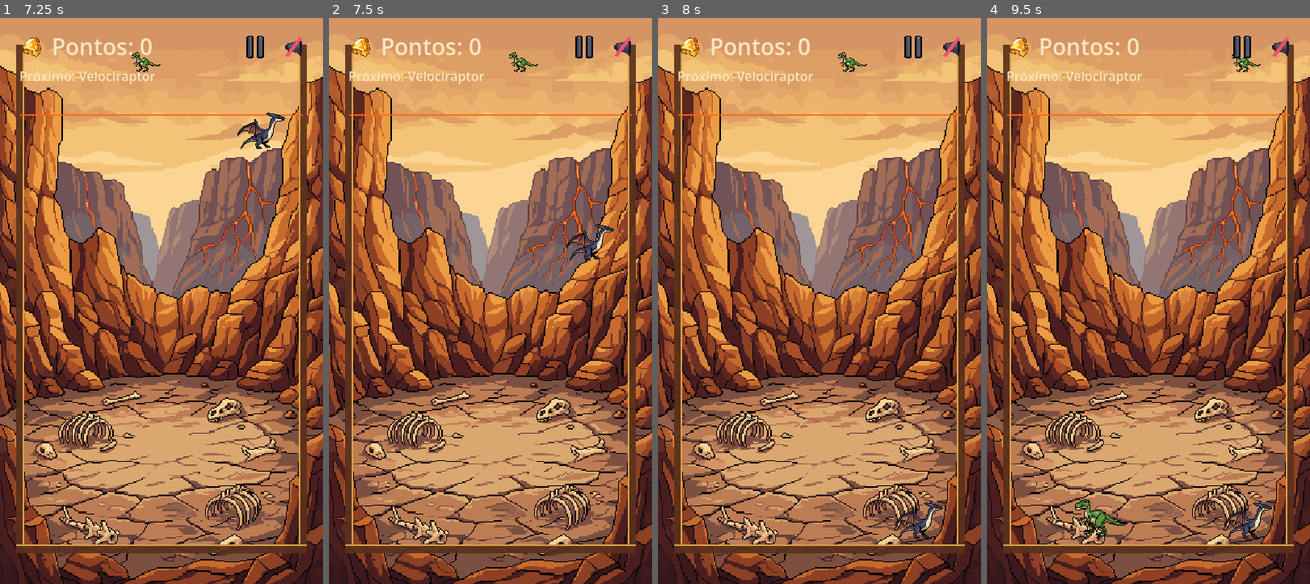
Above: before the commit, frames 1-4 (left to right).
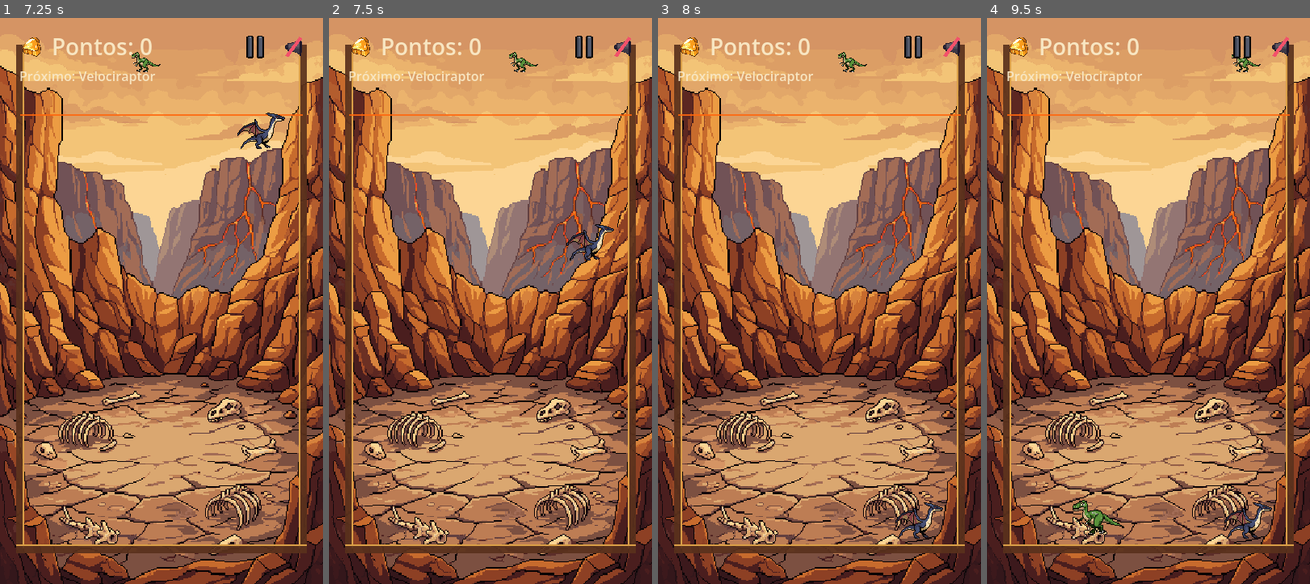
Above: after the commit, the same moments.

Repository: PedroHBGuimaraes/dino-merge
Game: Godot game, scene res://scenes/MainMenu.tscn
Two runs of this game, one before a commit and one after it. Both use one fixed random seed, a clock stepped at 60 frames per second and the inputs below. Sound files missing from this copy of the repository are replaced by a short silence.
Inputs (mouse positions are in pixels of both pictures, inside the frame that each line leads up to):
- Up to frame 1 (7.25 s): click "Jogar" at 0.5 s; click "Próximo" at 1.25 s; click "Entendi!" at 2 s; click (293, 46) at 2.75 s; click (255, 46) at 3.5 s; click "Reiniciar" at 4.25 s; click "Sim, reiniciar" at 5 s; tap Enter at 5.75 s; move the mouse to (232, 272) at 5.77 s; click (232, 272) at 5.92 s; tap Space at 6.5 s; drag from (96, 329) to (145, 414) at 6.52 s
- Up to frame 2 (7.5 s): move the mouse to (522, 176) at 7.27 s; click (522, 176) at 7.42 s
- Up to frame 3 (8 s): no input
- Up to frame 4 (9.5 s): drag from (1132, 414) to (1051, 216) at 8.02 s; move the mouse to (1245, 385) at 8.77 s; click (1245, 385) at 8.92 s

Frame 1 is identical in both runs. In frame 2, less than 0.1% of the frame differs, in the area x 73-88%, y 36-43%; in frame 3, 0.1%; in frame 4, 0.5%, in the area x 26-89%, y 85-92%.

Commit message:
Add idle-breathing animation for first 10 dino species
Generated 4-frame idle loops (PixelLab animate_image, subtle bob/sway
per species) for the first 10 chain entries -- the ones seen most
often in a real match. Frame 0 of each set is always a byte-for-byte
copy of the existing static dino_<species>_adulto.png so the already-
measured DinoLevel.content_size scaling stays correct; frames 1-4 are
the generated motion.

dino_chain.gd._try_load_idle_frames() loads dino_<species>_idle_N.png
from assets/dino/idle/ in order, stopping at the first missing index,
so species without a generated set (the remaining 22, for now) just
get an empty array and fall back to the static texture untouched --
no per-species flag needed.

dino.gd cycles sprite.texture through DinoLevel.idle_frames in
_process() (0.35s/frame) whenever a species has more than one frame,
skipped while merging so the pop/bounce isn't fighting the idle loop.

Some source PNGs (dimorphodon, gallimimus, kentrosaurus) hit a ~2-4KB
base64 truncation limit when sent inline to the PixelLab MCP tool;
worked around by re-encoding/quantizing just the *input reference*
sent to PixelLab (the stored frame 0 always comes from the original
untouched PNG regardless, per above).

Validated with a real windowed run: spawned all 10 species frozen
side by side and captured 4 screenshots ~0.35s apart. Cropped/upscaled
comparison strips confirm visibly different poses per frame (e.g.
pterodactylus wing up/down, gallimimus neck/leg cycle) -- reviewed
directly, not just logs. Headless smoke test after cleanup: no
SCRIPT ERROR/MissingNode/etc.

Co-Authored-By: Claude Sonnet 5 <noreply@anthropic.com>
Claude-Session: https://claude.ai/code/session_01X1uDHiEGATE3f3rNYNcStR

Diff:
--- a/scripts/dino.gd
+++ b/scripts/dino.gd
@@ -5,10 +5,16 @@
 ## "stuck above the danger line" game-over timer.
 
 const SETTLE_SPEED := 12.0
+## Seconds each idle frame stays on screen -- slow enough to read as a
+## gentle breathing loop rather than a flicker.
+const IDLE_FRAME_DURATION := 0.35
 
 var level_index: int = 0
 var _merging: bool = false
 var _over_line_time: float = 0.0
+var _idle_frames: Array[Texture2D] = []
+var _idle_frame_index: int = 0
+var _idle_elapsed: float = 0.0
 
 @onready var sprite: Sprite2D = $Sprite2D
 @onready var collision: CollisionShape2D = $CollisionShape2D
@@ -29,6 +35,9 @@
 		sprite.scale = Vector2(scale_factor, scale_factor)
 	else:
 		sprite.visible = false
+	_idle_frames = lvl.idle_frames
+	_idle_frame_index = 0
+	_idle_elapsed = 0.0
 	queue_redraw()
 
 
@@ -56,6 +65,17 @@
 	contact_monitor = true
 	max_contacts_reported = 6
 	body_entered.connect(_on_body_entered)
+
+
+func _process(delta: float) -> void:
+	if _merging or _idle_frames.size() <= 1:
+		return
+	_idle_elapsed += delta
+	if _idle_elapsed < IDLE_FRAME_DURATION:
+		return
+	_idle_elapsed -= IDLE_FRAME_DURATION
+	_idle_frame_index = (_idle_frame_index + 1) % _idle_frames.size()
+	sprite.texture = _idle_frames[_idle_frame_index]
 
 
 func _draw() -> void:
--- a/scripts/dino_chain.gd
+++ b/scripts/dino_chain.gd
@@ -104,6 +104,7 @@
 		lvl.color = Color.from_hsv(float(i) / SPECIES.size(), 0.65, 0.9)
 		lvl.texture = _try_load_texture(species_id)
 		lvl.content_size = CONTENT_SIZE.get(species_id, 64.0)
+		lvl.idle_frames = _try_load_idle_frames(species_id)
 		levels.append(lvl)
 
 
@@ -114,6 +115,22 @@
 	return load(path) as Texture2D
 
 
+## Loads dino_<species>_idle_0..N.png from assets/dino/idle/ in order,
+## stopping at the first missing index. Species with no idle set (not yet
+## generated via PixelLab) simply get an empty array back, and dino.gd
+## falls back to the static texture for those.
+func _try_load_idle_frames(species_id: String) -> Array[Texture2D]:
+	var frames: Array[Texture2D] = []
+	var i := 0
+	while true:
+		var path := "%s/idle/dino_%s_idle_%d.png" % [ASSET_DIR, species_id, i]
+		if not ResourceLoader.exists(path):
+			break
+		frames.append(load(path) as Texture2D)
+		i += 1
+	return frames
+
+
 func level_count() -> int:
 	return levels.size()
 
--- a/scripts/dino_level.gd
+++ b/scripts/dino_level.gd
@@ -8,6 +8,10 @@
 @export var color: Color = Color.WHITE
 @export var texture: Texture2D
 @export var score_value: int = 10
+## Idle-breathing animation frames (frame 0 == `texture`, then 1+ generated
+## via PixelLab's animate_image). Empty when this species has no idle
+## animation yet -- dino.gd falls back to the static `texture` in that case.
+@export var idle_frames: Array[Texture2D] = []
 ## Longest side (px) of the sprite's actual non-transparent content,
 ## not the raw canvas size. Sprites share a 64x64 canvas but differ a
 ## lot in how much of it they fill, so scaling by canvas size alone
Binary file added: assets/dino/idle/dino_compsognathus_idle_0.png
Not shown, added: assets/dino/idle/dino_compsognathus_idle_0.png.import
Binary file added: assets/dino/idle/dino_compsognathus_idle_1.png
Not shown, added: assets/dino/idle/dino_compsognathus_idle_1.png.import
Binary file added: assets/dino/idle/dino_compsognathus_idle_2.png
Not shown, added: assets/dino/idle/dino_compsognathus_idle_2.png.import
Binary file added: assets/dino/idle/dino_compsognathus_idle_3.png
Not shown, added: assets/dino/idle/dino_compsognathus_idle_3.png.import
Binary file added: assets/dino/idle/dino_compsognathus_idle_4.png
Not shown, added: assets/dino/idle/dino_compsognathus_idle_4.png.import
Binary file added: assets/dino/idle/dino_deinonychus_idle_0.png
Not shown, added: assets/dino/idle/dino_deinonychus_idle_0.png.import
(and 88 more such lines)
